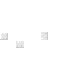
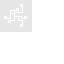
Comparing the layer stacks of the two 64×64 images. Changes:
added layer "vbricks copy" above "vbricks" over [4, 4, 27, 27]
showed "Layer 3" over [0, 0, 32, 32]
hid "acideasy" over [0, 32, 48, 48]
